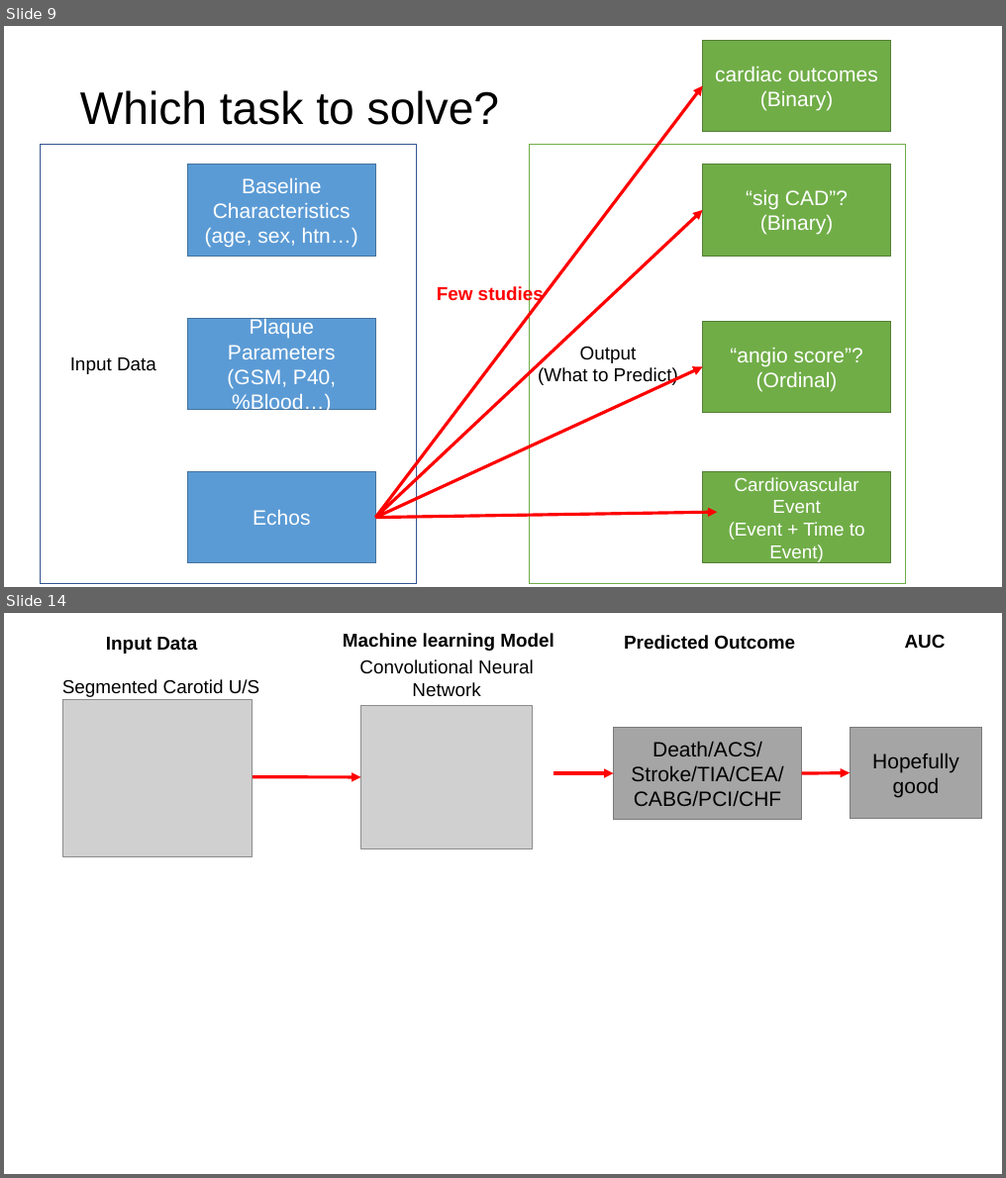
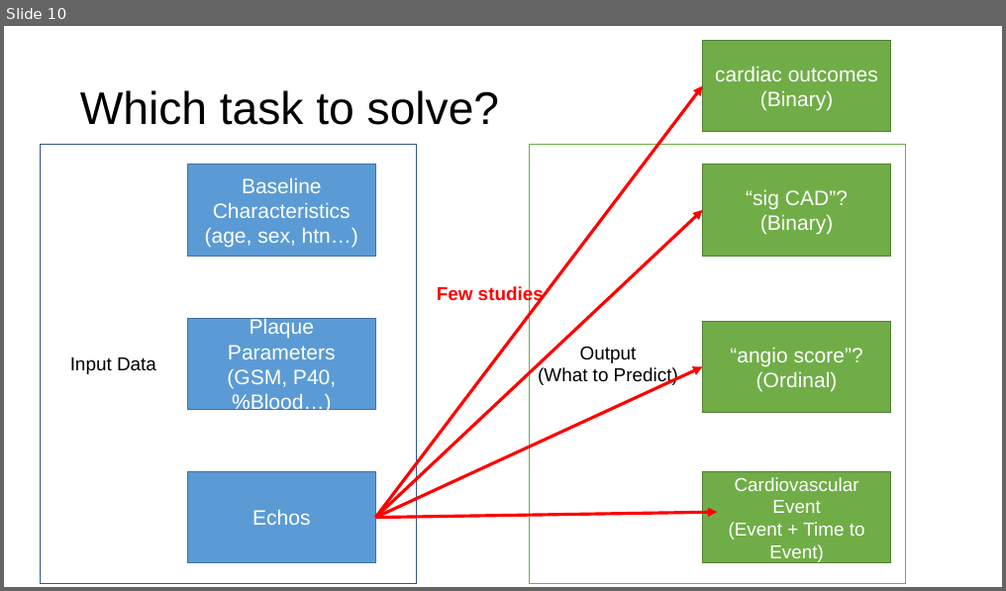
Before and after one commit to ricky-hu/carotid, a slide deck: mar2update.pptx. Shown one above the other, each under a label of ours: slides 9 and 14 before the commit, slide 10 after it; the slides between them are not shown. The pictures are 1006x1178 and 1006x591 pixels, drawn with LibreOffice and Linux fonts; fonts in the diff are those of the drawing; grey boxes stand for pictures. Boxes give left, top, right and bottom in pixels: in the first picture for what was removed or moved away, otherwise in the second. Text is boxed around its words. In the diff, an @@ line names an element or a change of style, - is before the commit and + after.

```diff
--- a/mar2update.pptx
+++ b/mar2update.pptx
@@ slide 14 removed at [4, 613, 1002, 1174], background #FFFFFF @@
@@ text removed at [106, 637, 197, 654] @@
-Input Data
@@ text removed at [343, 633, 554, 651] @@
-Machine learning Model
@@ text removed at [624, 635, 795, 650] @@
-Predicted Outcome
@@ text removed at [905, 634, 945, 649] @@
-AUC
@@ text removed at [359, 660, 534, 697] @@
-Convolutional Neural Network
@@ text removed at [62, 679, 259, 697] @@
-Segmented Carotid U/S
@@ picture removed at [63, 700, 252, 858] @@
@@ picture removed at [361, 705, 533, 849] @@
@@ rectangle removed at [614, 728, 801, 819] @@
-Death/ACS/Stroke/TIA/CEA/CABG/PCI/CHF
@@ rectangle removed at [849, 728, 982, 818] @@
-Hopefully good
@@ arrow removed from (252, 777) to (361, 777) @@
@@ arrow removed from (554, 773) to (614, 773) @@
@@ arrow removed from (802, 773) to (849, 773) @@
@@ what was slide 9 is now slide 10 @@
```
Also in this commit, not shown: 3 slides changed, 15 slides added, 6 other slides removed, 1 other file.
